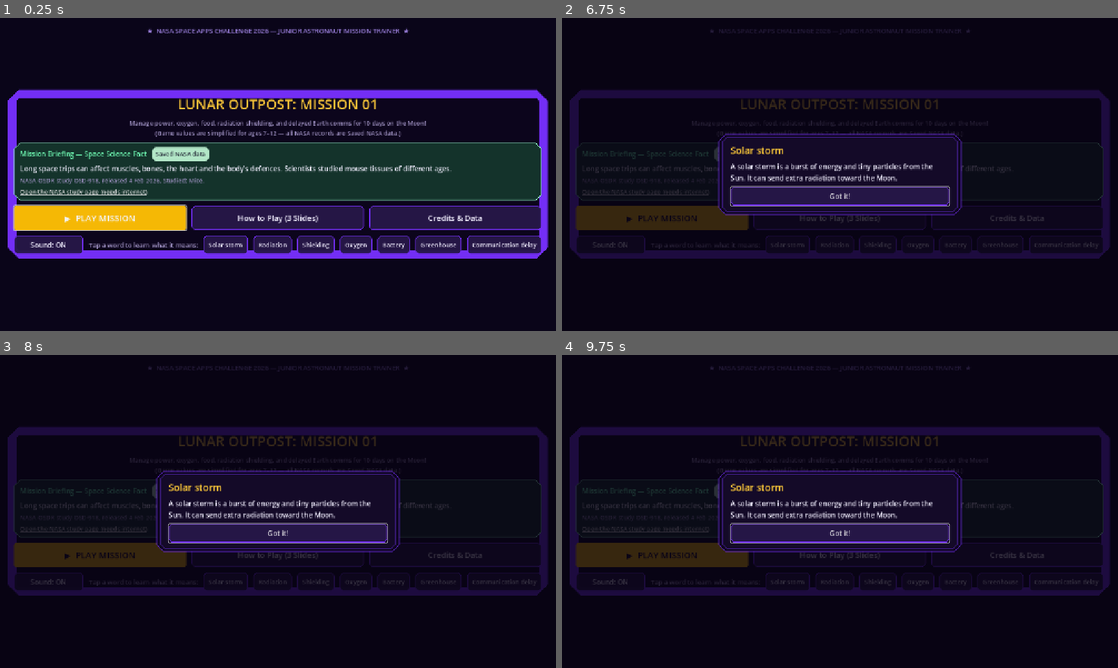
Above: before the commit, frames 1-4 (two rows, left to right).
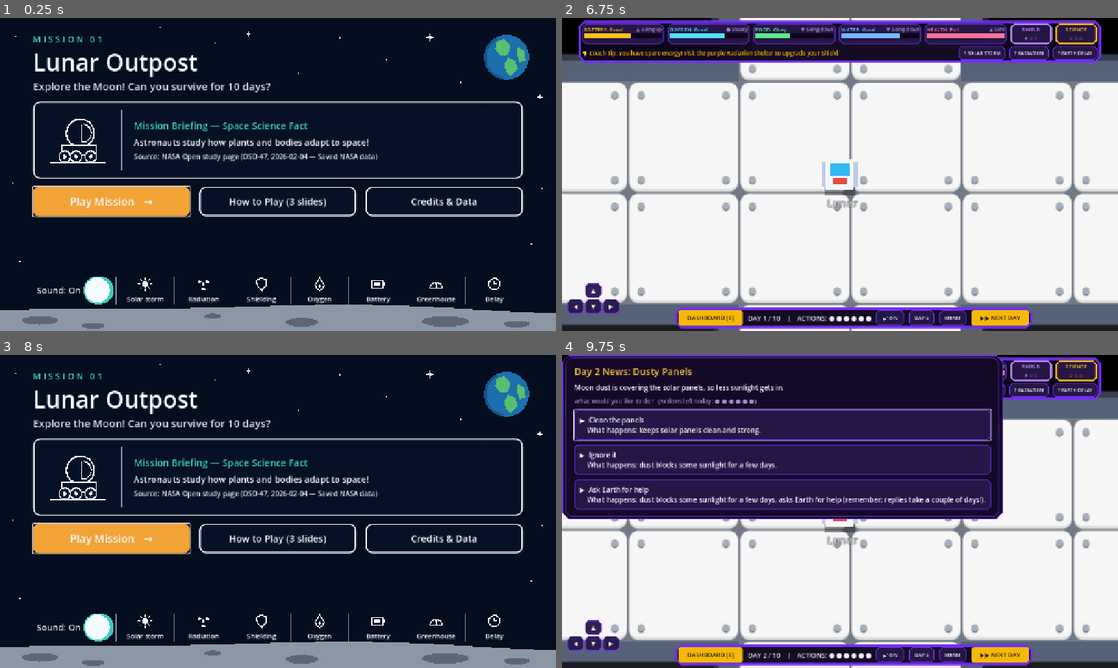
Above: after the commit, the same moments.

Repository: Inno-san/nasa_lunar_
Game: Godot game, scene res://scenes/main_menu.tscn
The game is run twice, just before and just after one commit, with the same random seed, the same clock (stepped at 60 frames per second) and the same inputs.
Inputs (mouse positions are in pixels of both pictures, inside the frame that each line leads up to):
- Up to frame 1 (0.25 s): no input
- Up to frame 2 (6.75 s): click "Credits & Data" at 0.5 s; click "Back to Menu" (after the commit: "BACK TO MENU") at 1.25 s; click (789, 243) at 2 s, where only the run before the commit has a clickable "Solar storm"; click (834, 243) at 2.75 s, where only the run before the commit has a clickable "Radiation"; click (878, 243) at 3.5 s, where only the run before the commit has a clickable "Shielding"; click (917, 243) at 4.25 s, where only the run before the commit has a clickable "Oxygen"; click (956, 243) at 5 s, where only the run before the commit has a clickable "Battery"; click (1001, 243) at 5.75 s, where only the run before the commit has a clickable "Greenhouse"; click "▶ PLAY MISSION" (after the commit: "Play Mission →") at 6.5 s
- Up to frame 3 (8 s): click (389, 655) at 7.25 s, where only the run after the commit has a clickable "MENU"
- Up to frame 4 (9.75 s): click "▶ PLAY MISSION" (after the commit: "Play Mission →") at 8 s; click (1001, 655) at 8.75 s, where only the run after the commit has a clickable "▶▶ NEXT DAY"; click "Sound: ON" (after the commit: "START DAY 2 ▶") at 9.5 s

The runs differ from the first frame. In frame 1, 50% of the frame differs, in the area x 0-100%, y 2-100%; in frame 2, 94%, in the area x 0-100%, y 0-100%; in frame 3, 30%; in frame 4, 81%.

Commit message:
feat(ui): redesign MainMenu to match Lunar Outpost Mission 01 mockup

Diff:
--- a/scenes/main_menu.gd
+++ b/scenes/main_menu.gd
@@ -1,11 +1,15 @@
 extends Control
-## Start menu with Play (including a loading briefing with a saved OSDR fact card),
-## How to Play (3 short slides), Credits, and Sound Mute toggle.
+## Main Menu matching the Lunar Outpost Mission 01 mockup:
+## - Starry deep-space background, top-right Earth illustration, bottom Moon crater horizon
+## - "MISSION 01" teal header, "Lunar Outpost" title, subtitle
+## - Rounded white-bordered "Mission Briefing — Space Science Fact" card with line-art rover/helmet icon
+## - Orange "Play Mission ->" CTA + white-outlined "How to Play (3 slides)" & "Credits & Data" buttons
+## - Bottom bar with "Sound: On" teal pill switch and 7 vector-icon science word buttons with vertical dividers
 
 const HOW_TO_SLIDES := [
 	{
 		"title": "Slide 1 of 3: Walk Around the Moon Base",
-		"body": "You are in charge of a Lunar Outpost for 10 days!\n\n• Move with WASD, Arrow Keys, the on-screen D-pad, or click on the floor.\n• Walk up to any of the 5 …(162 unchanged characters)…
+		"body": "You are in charge of a Lunar Outpost for 10 days!\n\n• Move with WASD, Arrow Keys, the on-screen D-pad, or click anywhere on the floor.\n• Walk up to any of the 5 …(162 unchanged characters)…
 		"terms": ["battery", "oxygen"],
 	},
 	{
@@ -15,17 +19,28 @@
 	},
 	{
 		"title": "Slide 3 of 3: Solar Storms & The Radiation Shelter",
-		"body": "Real NASA records inspire the solar storms on Day …(168 unchanged characters)… arm rings, run to the Radiation Shelter (bottom center) and press START LOCKDOWN before the timer hits 0!\n• Upgradi …(69 unchanged characters)…
+		"body": "Real NASA records inspire the solar storms on Day …(168 unchanged characters)… arm rings, run to the Radiation Shelter and press LOCK DOWN before the timer hits 0!\n• Upgradi …(69 unchanged characters)…
 		"terms": ["solar_storm", "radiation", "shielding"],
 	},
 ]
 
+const COLOR_NAVY_BG := Color(0.02, 0.055, 0.12, 1.0)
+const COLOR_CARD_BG := Color(0.027, 0.067, 0.145, 0.96)
+const COLOR_TEAL := Color(0.24, 0.80, 0.74, 1.0)
+const COLOR_ORANGE := Color(0.95, 0.64, 0.21, 1.0)
+const COLOR_ORANGE_HOVER := Color(1.0, 0.73, 0.30, 1.0)
+const COLOR_WHITE := Color(0.96, 0.98, 1.0, 1.0)
+const COLOR_SUBTEXT := Color(0.84, 0.90, 0.96, 1.0)
+
 var _modal_overlay: Control = null
 var _slide_index: int = 0
-var _mute_btn: Button = null
+var _sound_label: Label = null
+var _sound_toggle: Control = null
+var _menu_fact: Dictionary = {}
 
 
 func _ready() -> void:
+	_menu_fact = NasaData.next_fact()
 	_build_menu()
 	AudioManager.mute_changed.connect(_on_mute_changed)
 	_on_mute_changed(AudioManager.muted)
@@ -34,88 +49,297 @@
 func _build_menu() -> void:
 	UiKit.clear_children(self)
 
-	var bg := ColorRect.new()
-	bg.set_anchors_preset(Control.PRESET_FULL_RECT)
-	bg.color = Color(0.04, 0.02, 0.10, 1.0)
-	add_child(bg)
-
-	var stars_decor := Label.new()
-	stars_decor.set_anchors_preset(Control.PRESET_TOP_WIDE)
-	stars_decor.offset_top = 18.0
-	stars_decor.offset_bottom = 46.0
-	stars_decor.horizontal_alignment = HORIZONTAL_ALIGNMENT_CENTER
-	stars_decor.add_theme_font_size_override("font_size", 15)
-	stars_decor.add_theme_color_override("font_color", Color(0.68, 0.56, 0.96, 0.9))
-	stars_decor.text = "★  NASA SPACE APPS CHALLENGE 2026 — JUNIOR ASTRONAUT MISSION TRAINER  ★"
-	add_child(stars_decor)
-
-	var center := CenterContainer.new()
-	center.set_anchors_preset(Control.PRESET_FULL_RECT)
-	add_child(center)
-
-	var card := PanelContainer.new()
-	card.custom_minimum_size = Vector2(820, 0)
-	card.add_theme_stylebox_override("panel", UiKit.panel_style(UiKit.COLOR_BG_DEEP, UiKit.COLOR_BORDER, 14, 24, 20))
-	center.add_child(card)
-
-	var box := VBoxContainer.new()
-	box.add_theme_constant_override("separation", 12)
-	card.add_child(box)
-
-	var title := UiKit.label("LUNAR OUTPOST: MISSION 01", UiKit.FONT_HUGE, UiKit.COLOR_WARN, false)
-	title.horizontal_alignment = HORIZONTAL_ALIGNMENT_CENTER
-	box.add_child(title)
-
-	var sub := UiKit.label(
-		"Manage power, oxygen, food, radiation shielding, and delayed Earth comms for 10 days on the Moon!\n(Game values are simplified for ages 7–12 — all NASA records are Saved NASA data.)",
-		UiKit.FONT_SMALL, UiKit.COLOR_MUTED
-	)
-	sub.horizontal_alignment = HORIZONTAL_ALIGNMENT_CENTER
-	box.add_child(sub)
-
-	box.add_child(FactCard.make_fact(NasaData.next_fact(), "Mission Briefing — Space Science Fact"))
-
-	var btn_grid := HBoxContainer.new()
-	btn_grid.add_theme_constant_override("separation", 12)
-	box.add_child(btn_grid)
-
-	var play_btn := UiKit.gold_button("▶  PLAY MISSION", 20, Vector2(210, 56))
+	# 1. Custom drawn backdrop (stars, Earth in top-right, Moon horizon with craters at bottom)
+	var backdrop := _MenuBackdrop.new()
+	backdrop.set_anchors_preset(Control.PRESET_FULL_RECT)
+	backdrop.mouse_filter = Control.MOUSE_FILTER_IGNORE
+	add_child(backdrop)
+
+	# 2. Main content container
+	var root_margin := MarginContainer.new()
+	root_margin.set_anchors_preset(Control.PRESET_FULL_RECT)
+	root_margin.add_theme_constant_override("margin_left", 76)
+	root_margin.add_theme_constant_override("margin_right", 76)
+	root_margin.add_theme_constant_override("margin_top", 34)
+	root_margin.add_theme_constant_override("margin_bottom", 62)
+	add_child(root_margin)
+
+	var vbox := VBoxContainer.new()
+	vbox.add_theme_constant_override("separation", 18)
+	root_margin.add_child(vbox)
+
+	# Header block
+	var header_box := VBoxContainer.new()
+	header_box.add_theme_constant_override("separation", 2)
+	vbox.add_child(header_box)
+
+	var kicker := Label.new()
+	kicker.text = "M I S S I O N   0 1"
+	kicker.add_theme_font_size_override("font_size", 20)
+	kicker.add_theme_color_override("font_color", COLOR_TEAL)
+	header_box.add_child(kicker)
+
+	var title := Label.new()
+	title.text = "Lunar Outpost"
+	title.add_theme_font_size_override("font_size", 54)
+	title.add_theme_color_override("font_color", COLOR_WHITE)
+	header_box.add_child(title)
+
+	var subtitle := Label.new()
+	subtitle.text = "Explore the Moon! Can you survive for 10 days?"
+	subtitle.add_theme_font_size_override("font_size", 24)
+	subtitle.add_theme_color_override("font_color", COLOR_SUBTEXT)
+	header_box.add_child(subtitle)
+
+	# 3. Mission Briefing — Space Science Fact Card
+	var briefing_card := PanelContainer.new()
+	briefing_card.custom_minimum_size = Vector2(0, 178)
+	var card_style := StyleBoxFlat.new()
+	card_style.bg_color = COLOR_CARD_BG
+	card_style.set_border_width_all(3)
+	card_style.border_color = COLOR_WHITE
+	card_style.set_corner_radius_all(16)
+	card_style.content_margin_left = 28
+	card_style.content_margin_right = 28
+	card_style.content_margin_top = 20
+	card_style.content_margin_bottom = 20
+	briefing_card.add_theme_stylebox_override("panel", card_style)
+	vbox.add_child(briefing_card)
+
+	var card_hbox := HBoxContainer.new()
+	card_hbox.add_theme_constant_override("separation", 26)
+	briefing_card.add_child(card_hbox)
+
+	# Left Rover/Astronaut line-art icon
+	var rover_icon := _RoverArt.new()
+	rover_icon.custom_minimum_size = Vector2(150, 128)
+	card_hbox.add_child(rover_icon)
+
+	# Vertical divider line inside card
+	var vdiv := ColorRect.new()
+	vdiv.custom_minimum_size = Vector2(2, 118)
+	vdiv.color = Color(0.75, 0.82, 0.90, 0.7)
+	card_hbox.add_child(vdiv)
+
+	# Right text column inside card
+	var fact_vbox := VBoxContainer.new()
+	fact_vbox.add_theme_constant_override("separation", 8)
+	fact_vbox.size_flags_horizontal = Control.SIZE_EXPAND_FILL
+	fact_vbox.alignment = BoxContainer.ALIGNMENT_CENTER
+	card_hbox.add_child(fact_vbox)
+
+	var fact_title := Label.new()
+	fact_title.text = "Mission Briefing — Space Science Fact"
+	fact_title.add_theme_font_size_override("font_size", 22)
+	fact_title.add_theme_color_override("font_color", COLOR_TEAL)
+	fact_vbox.add_child(fact_title)
+
+	var fact_body := Label.new()
+	fact_body.text = String(_menu_fact.get("fact", "Astronauts study how plants and bodies adapt to space!"))
+	fact_body.autowrap_mode = TextServer.AUTOWRAP_WORD_SMART
+	fact_body.add_theme_font_size_override("font_size", 20)
+	fact_body.add_theme_color_override("font_color", COLOR_WHITE)
+	fact_vbox.add_child(fact_body)
+
+	var src_row := HBoxContainer.new()
+	src_row.add_theme_constant_override("separation", 6)
+	fact_vbox.add_child(src_row)
+
+	var src_prefix := Label.new()
+	src_prefix.text = "Source:"
+	src_prefix.add_theme_font_size_override("font_size", 16)
+	src_prefix.add_theme_color_override("font_color", COLOR_WHITE)
+	src_row.add_child(src_prefix)
+
+	var src_link := LinkButton.new()
+	var sid := String(_menu_fact.get("study_id", "OSD-47"))
+	var sdate := String(_menu_fact.get("date", "2015-05-19"))
+	var slink := String(_menu_fact.get("link", "https://osdr.nasa.gov/bio/repo"))
+	src_link.text = "NASA Open study page (%s, %s — Saved NASA data)" % [sid, sdate]
+	src_link.underline = LinkButton.UNDERLINE_MODE_ALWAYS
+	src_link.uri = slink
+	src_link.add_theme_font_size_override("font_size", 16)
+	src_link.add_theme_color_override("font_color", COLOR_SUBTEXT)
+	src_link.add_theme_color_override("font_hover_color", COLOR_TEAL)
+	src_row.add_child(src_link)
+
+	# 4. Three Main Buttons Row
+	var btn_row := HBoxContainer.new()
+	btn_row.add_theme_constant_override("separation", 22)
+	vbox.add_child(btn_row)
+
+	var play_btn := _make_orange_cta("Play Mission   →")
 	play_btn.size_flags_horizontal = Control.SIZE_EXPAND_FILL
 	play_btn.pressed.connect(_on_play_button_pressed)
-	btn_grid.add_child(play_btn)
-
-	var how_btn := UiKit.button("How to Play (3 Slides)", 18, Vector2(210, 56))
+	btn_row.add_child(play_btn)
+
+	var how_btn := _make_outline_btn("How to Play (3 slides)")
 	how_btn.size_flags_horizontal = Control.SIZE_EXPAND_FILL
 	how_btn.pressed.connect(_open_how_to_play)
-	btn_grid.add_child(how_btn)
-
-	var credits_btn := UiKit.button("Credits & Data", 18, Vector2(180, 56))
+	btn_row.add_child(how_btn)
+
+	var credits_btn := _make_outline_btn("Credits & Data")
 	credits_btn.size_flags_horizontal = Control.SIZE_EXPAND_FILL
 	credits_btn.pressed.connect(_open_credits)
-	btn_grid.add_child(credits_btn)
-
+	btn_row.add_child(credits_btn)
+
+	# Spacer before bottom bar
+	var spacer := Control.new()
+	spacer.size_flags_vertical = Control.SIZE_EXPAND_FILL
+	vbox.add_child(spacer)
+
+	# 5. Bottom Row: Sound toggle pill + 7 vertical-divided science term icons
 	var bottom_row := HBoxContainer.new()
-	bottom_row.add_theme_constant_override("separation", 12)
-	box.add_child(bottom_row)
-
-	_mute_btn = UiKit.button("Sound: ON", 16, Vector2(160, 44))
-	_mute_btn.pressed.connect(func() -> void: AudioManager.toggle_mute())
-	bottom_row.add_child(_mute_btn)
-
-	var terms_label := UiKit.label("Tap a word to learn what it means:", 15, UiKit.COLOR_MUTED, false)
-	bottom_row.add_child(terms_label)
-
-	for term_id in ["solar_storm", "radiation", "shielding", "oxygen", "battery", "greenhouse", "comm_delay"]:
-		var tbtn := UiKit.button(Explain.term_title(term_id), 14, Vector2(0, 38))
-		tbtn.pressed.connect(Explain.show_term.bind(term_id))
-		bottom_row.add_child(tbtn)
+	bottom_row.add_theme_constant_override("separation", 0)
+	bottom_row.alignment = BoxContainer.ALIGNMENT_CENTER
+	vbox.add_child(bottom_row)
+
+	# Sound: On + teal pill switch
+	var sound_box := HBoxContainer.new()
+	sound_box.add_theme_constant_override("separation", 12)
+	sound_box.alignment = BoxContainer.ALIGNMENT_CENTER
+	sound_box.custom_minimum_size = Vector2(190, 64)
+	bottom_row.add_child(sound_box)
+
+	_sound_label = Label.new()
+	_sound_label.text = "Sound: On"
+	_sound_label.add_theme_font_size_override("font_size", 20)
+	_sound_label.add_theme_color_override("font_color", COLOR_WHITE)
+	sound_box.add_child(_sound_label)
+
+	_sound_toggle = _PillToggle.new()
+	_sound_toggle.custom_minimum_size = Vector2(58, 30)
+	_sound_toggle.gui_input.connect(func(ev: InputEvent) -> void:
+		if ev is InputEventMouseButton and ev.button_index == MOUSE_BUTTON_LEFT and ev.pressed:
+			AudioManager.toggle_mute()
+	)
+	sound_box.add_child(_sound_toggle)
+
+	var term_specs := [
+		["solar_storm", "Solar storm"],
+		["radiation", "Radiation"],
+		["shielding", "Shielding"],
+		["oxygen", "Oxygen"],
+		["battery", "Battery"],
+		["greenhouse", "Greenhouse"],
+		["comm_delay", "Delay"],
+	]
+	for spec in term_specs:
+		var sep := ColorRect.new()
+		sep.custom_minimum_size = Vector2(2, 54)
+		sep.color = Color(0.75, 0.82, 0.90, 0.65)
+		bottom_row.add_child(sep)
+
+		var tid: String = spec[0]
+		var tlabel: String = spec[1]
+		var item_btn := _make_term_icon_btn(tid, tlabel)
+		item_btn.size_flags_horizontal = Control.SIZE_EXPAND_FILL
+		bottom_row.add_child(item_btn)
 
 	play_btn.grab_focus()
 
 
+func _make_orange_cta(text_str: String) -> Button:
+	var btn := Button.new()
+	btn.text = text_str
+	btn.custom_minimum_size = Vector2(320, 68)
+	btn.focus_mode = Control.FOCUS_ALL
+	btn.add_theme_font_size_override("font_size", 25)
+	btn.add_theme_color_override("font_color", Color(0.03, 0.07, 0.14, 1.0))
+	btn.add_theme_color_override("font_hover_color", Color(0.02, 0.05, 0.10, 1.0))
+	btn.add_theme_color_override("font_pressed_color", Color(0.02, 0.05, 0.10, 1.0))
+
+	var normal := StyleBoxFlat.new()
+	normal.bg_color = COLOR_ORANGE
+	normal.set_corner_radius_all(14)
+
+	var hover := normal.duplicate() as StyleBoxFlat
+	hover.bg_color = COLOR_ORANGE_HOVER
+
+	btn.add_theme_stylebox_override("normal", normal)
+	btn.add_theme_stylebox_override("hover", hover)
+	btn.add_theme_stylebox_override("pressed", hover)
+	return btn
+
+
+func _make_outline_btn(text_str: String) -> Button:
+	var btn := Button.new()
+	btn.text = text_str
+	btn.custom_minimum_size = Vector2(280, 68)
+	btn.focus_mode = Control.FOCUS_ALL
+	btn.add_theme_font_size_override("font_size", 22)
+	btn.add_theme_color_override("font_color", COLOR_WHITE)
+	btn.add_theme_color_override("font_hover_color", COLOR_TEAL)
+
+	var normal := StyleBoxFlat.new()
+	normal.bg_color = COLOR_CARD_BG
+	normal.set_border_width_all(3)
+	normal.border_color = COLOR_WHITE
+	normal.set_corner_radius_all(14)
+
+	var hover := normal.duplicate() as StyleBoxFlat
+	hover.border_color = COLOR_TEAL
+	hover.bg_color = Color(0.05, 0.12, 0.24, 0.98)
+
+	btn.add_theme_stylebox_override("normal", normal)
+	btn.add_theme_stylebox_override("hover", hover)
+	btn.add_theme_stylebox_override("pressed", hover)
+	return btn
+
+
+func _make_term_icon_btn(term_id: String, label_text: String) -> Control:
+	var panel := PanelContainer.new()
+	panel.custom_minimum_size = Vector2(115, 64)
+	panel.mouse_default_cursor_shape = Control.CURSOR_POINTING_HAND
+	var empty_style := StyleBoxEmpty.new()
+	panel.add_theme_stylebox_override("panel", empty_style)
+
+	var col := VBoxContainer.new()
+	col.add_theme_constant_override("separation", 6)
+	col.alignment = BoxContainer.ALIGNMENT_CENTER
+	col.mouse_filter = Control.MOUSE_FILTER_IGNORE
+	panel.add_child(col)
+
+	var icon_center := CenterContainer.new()
+	icon_center.mouse_filter = Control.MOUSE_FILTER_IGNORE
+	col.add_child(icon_center)
+
+	var icon := _TermIcon.new(term_id)
+	icon.custom_minimum_size = Vector2(36, 34)
+	icon.mouse_filter = Control.MOUSE_FILTER_IGNORE
+	icon_center.add_child(icon)
+
+	var lbl := Label.new()
+	lbl.text = label_text
+	lbl.horizontal_alignment = HORIZONTAL_ALIGNMENT_CENTER
+	lbl.add_theme_font_size_override("font_size", 15)
+	lbl.add_theme_color_override("font_color", COLOR_WHITE)
+	lbl.mouse_filter = Control.MOUSE_FILTER_IGNORE
+	col.add_child(lbl)
+
+	panel.gui_input.connect(func(ev: InputEvent) -> void:
+		if ev is InputEventMouseButton and ev.button_index == MOUSE_BUTTON_LEFT and ev.pressed:
+			Explain.show_term(term_id)
+	)
+	panel.mouse_entered.connect(func() -> void:
+		lbl.add_theme_color_override("font_color", COLOR_TEAL)
+		icon.highlighted = true
+		icon.queue_redraw()
+	)
+	panel.mouse_exited.connect(func() -> void:
+		lbl.add_theme_color_override("font_color", COLOR_WHITE)
+		icon.highlighted = false
+		icon.queue_redraw()
+	)
+	return panel
+
+
 func _on_mute_changed(is_muted: bool) -> void:
-	if _mute_btn != null:
-		_mute_btn.text = "Sound: MUTED" if is_muted else "Sound: ON"
+	if _sound_label != null:
+		_sound_label.text = "Sound: Off" if is_muted else "Sound: On"
+	if _sound_toggle != null:
+		_sound_toggle.set("is_on", not is_muted)
+		_sound_toggle.queue_redraw()
 
 
 func _on_play_button_pressed() -> void:
@@ -145,7 +369,7 @@
 	_modal_overlay = parts[0]
 	var box: VBoxContainer = parts[1]
 
-	box.add_child(UiKit.label(String(slide["title"]), UiKit.FONT_TITLE, UiKit.COLOR_WARN))
+	box.add_child(UiKit.label(String(slide["title"]), UiKit.FONT_TITLE, COLOR_TEAL))
 	box.add_child(UiKit.label(String(slide["body"]), UiKit.FONT_BODY))
 
 	var term_row := HBoxContainer.new()
@@ -169,7 +393,7 @@
 	)
 	nav.add_child(prev_btn)
 
-	var next_btn := UiKit.button("Next Slide ▶" if _slide_index < HOW_TO_SLIDES.size() - 1 else "Start Mission ▶", 17, Vector2(180, 48))
+	var next_btn := UiKit.gold_button("NEXT SLIDE ▶" if _slide_index < HOW_TO_SLIDES.size() - 1 else "START MISSION ▶", 17, Vector2(180, 48))
 	next_btn.size_flags_horizontal = Control.SIZE_EXPAND_FILL
 	next_btn.pressed.connect(func() -> void:
 		if _slide_index < HOW_TO_SLIDES.size() - 1:
@@ -195,7 +419,7 @@
 	_modal_overlay = parts[0]
 	var box: VBoxContainer = parts[1]
 
-	box.add_child(UiKit.label("Credits & Saved Data Sources", UiKit.FONT_TITLE, UiKit.COLOR_WARN))
+	box.add_child(UiKit.label("Credits & Saved Data Sources", UiKit.FONT_TITLE, COLOR_TEAL))
 	box.add_child(UiKit.label(
 		"• NASA DONKI (CCMC Space Weather Database): Real May 2024 solar flare records (M5.1, X3.9, X8.7) used to inspire the Day 4, Day 8, and Day 10 storm scenarios (stored as Saved NASA data in data/donki_cached.json).\n"
 		+ "• NASA Open Science Data Repository (OSDR): 17 space biology and astronaut health study records used for the daily 'Did you know?' fact cards (stored as Saved NASA data in data/osdr_facts.json).\n"
@@ -206,9 +430,181 @@
 		UiKit.FONT_SMALL
 	))
 
-	var close_btn := UiKit.button("Back to Menu", 18, Vector2(200, 50))
+	var close_btn := UiKit.gold_button("BACK TO MENU", 16, Vector2(200, 48))
 	close_btn.pressed.connect(_close_modal)
 	box.add_child(close_btn)
 
 	add_child(_modal_overlay)
 	close_btn.grab_focus()
+
+
+# ============================================================================
+# Custom Vector Art Controls for the Main Menu
+# ============================================================================
+
+class _MenuBackdrop extends Control:
+	func _draw() -> void:
+		var rect := get_rect()
+		draw_rect(rect, COLOR_NAVY_BG)
+
+		# Star dots
+		var dots := [
+			Vector2(36, 42), Vector2(368, 22), Vector2(495, 58), Vector2(688, 128),
+			Vector2(782, 46), Vector2(890, 96), Vector2(1062, 148), Vector2(1118, 212),
+			Vector2(30, 380), Vector2(1248, 392), Vector2(1224, 520), Vector2(46, 560),
+		]
+		for p in dots:
+			draw_circle(p, 2.0, Color(0.95, 0.98, 1.0, 0.85))
+
+		# 4-point sparkles
+		_draw_sparkle(Vector2(572, 38), 7.0)
+		_draw_sparkle(Vector2(990, 44), 11.0)
+		_draw_sparkle(Vector2(1242, 182), 8.0)
+
+		# Top-right Earth globe
+		var ec := Vector2(rect.size.x - 114.0, 90.0)
+		var er := 52.0
+		draw_circle(ec, er, Color(0.11, 0.43, 0.68, 1.0))
+		draw_arc(ec, er - 3.0, PI * 0.55, PI * 1.35, 32, Color(0.08, 0.32, 0.52, 0.9), 6.0)
+		# Green continents
+		draw_colored_polygon(PackedVector2Array([
+			ec + Vector2(-24, -36), ec + Vector2(-4, -42), ec + Vector2(10, -24),
+			ec + Vector2(4, -6), ec + Vector2(-12, -2), ec + Vector2(-26, -18),
+		]), Color(0.35, 0.75, 0.44, 1.0))
+		draw_colored_polygon(PackedVector2Array([
+			ec + Vector2(2, 2), ec + Vector2(20, 8), ec + Vector2(26, 26),
+			ec + Vector2(10, 44), ec + Vector2(-2, 32), ec + Vector2(-4, 14),
+		]), Color(0.35, 0.75, 0.44, 1.0))
+		draw_colored_polygon(PackedVector2Array([
+			ec + Vector2(26, -24), ec + Vector2(42, -14), ec + Vector2(44, 8),
+			ec + Vector2(30, 12), ec + Vector2(24, -6),
+		]), Color(0.35, 0.75, 0.44, 1.0))
+
+		# Bottom Lunar surface curve + craters
+		var base_y := rect.size.y - 44.0
+		var moon_poly := PackedVector2Array()
+		moon_poly.append(Vector2(0, rect.size.y))
+		for i in range(33):
+			var t := float(i) / 32.0
+			var x := t * rect.size.x
+			var wave := sin(t * PI) * 14.0 + cos(t * PI * 3.0) * 4.0
+			moon_poly.append(Vector2(x, base_y - wave))
+		moon_poly.append(Vector2(rect.size.x, rect.size.y))
+		draw_colored_polygon(moon_poly, Color(0.55, 0.59, 0.65, 1.0))
+
+		# Craters on the moon horizon
+		_draw_crater(Vector2(92, rect.size.y - 24), Vector2(42, 10))
+		_draw_crater(Vector2(215, rect.size.y - 12), Vector2(26, 7))
+		_draw_crater(Vector2(490, rect.size.y - 34), Vector2(20, 6))
+		_draw_crater(Vector2(695, rect.size.y - 20), Vector2(38, 10))
+		_draw_crater(Vector2(1025, rect.size.y - 22), Vector2(54, 12))
+		_draw_crater(Vector2(1190, rect.size.y - 16), Vector2(30, 8))
+
+	func _draw_sparkle(c: Vector2, r: float) -> void:
+		var col := Color(0.96, 0.99, 1.0, 0.95)
+		draw_colored_polygon(PackedVector2Array([
+			c + Vector2(0, -r), c + Vector2(r * 0.22, -r * 0.22),
+			c + Vector2(r, 0), c + Vector2(r * 0.22, r * 0.22),
+			c + Vector2(0, r), c + Vector2(-r * 0.22, r * 0.22),
+			c + Vector2(-r, 0), c + Vector2(-r * 0.22, -r * 0.22),
+		]), col)
+
+	func _draw_crater(c: Vector2, radii: Vector2) -> void:
+		var pts := PackedVector2Array()
+		for i in range(24):
+			var a := float(i) / 24.0 * TAU
+			pts.append(c + Vector2(cos(a) * radii.x, sin(a) * radii.y))
+		draw_colored_polygon(pts, Color(0.36, 0.40, 0.46, 1.0))
+
+
+class _RoverArt extends Control:
+	func _draw() -> void:
+		var c := size * 0.5
+		var w := Color(0.96, 0.98, 1.0, 1.0)
+		# Ground line
+		draw_line(Vector2(12, c.y + 52), Vector2(size.x - 12, c.y + 52), w, 3.0)
+		# Astronaut helmet dome (top)
+		var hc := Vector2(c.x + 6, c.y - 16)
+		draw_arc(hc, 32.0, 0.0, TAU, 36, w, 3.5)
+		# Visor inside helmet
+		draw_arc(hc + Vector2(4, 0), 21.0, -PI * 0.45, PI * 0.55, 24, w, 2.5)
+		draw_line(hc + Vector2(4, -21), hc + Vector2(4, 21), w, 2.5)
+		# Rover chassis below helmet
+		draw_rect(Rect2(c.x - 36, c.y + 12, 78, 22), COLOR_CARD_BG, true)
+		draw_rect(Rect2(c.x - 36, c.y + 12, 78, 22), w, false, 3.0)
+		# Three rover wheels
+		for wx in [c.x - 30, c.x - 4, c.x + 30]:
+			var wc := Vector2(wx, c.y + 38)
+			draw_circle(wc, 13.0, COLOR_CARD_BG)
+			draw_arc(wc, 13.0, 0.0, TAU, 24, w, 3.0)
+			draw_circle(wc, 4.5, w)
+
+
+class _PillToggle extends Control:
+	var is_on: bool = true
+
+	func _init() -> void:
+		mouse_default_cursor_shape = Control.CURSOR_POINTING_HAND
+
+	func _draw() -> void:
+		var r := size.y * 0.5
+		var track_col := COLOR_TEAL if is_on else Color(0.28, 0.34, 0.44, 1.0)
+		draw_circle(Vector2(r, r), r, track_col)
+		draw_circle(Vector2(size.x - r, r), r, track_col)
+		draw_rect(Rect2(r, 0, size.x - 2.0 * r, size.y), track_col, true)
+		var knob_x := (size.x - r) if is_on else r
+		draw_circle(Vector2(knob_x, r), r - 3.5, COLOR_WHITE)
+
+
+class _TermIcon extends Control:
+	var term_id: String = ""
+	var highlighted: bool = false
+
+	func _init(tid: String = "") -> void:
+		term_id = tid
+
+	func _draw() -> void:
+		var col := COLOR_TEAL if highlighted else COLOR_WHITE
+		var c := size * 0.5
+		match term_id:
+			"solar_storm":
+				draw_circle(c, 7.5, col)
+				for i in range(8):
+					var a := float(i) * PI * 0.25
+					var dir := Vector2(cos(a), sin(a))
+					draw_line(c + dir * 10.5, c + dir * 15.5, col, 2.5)
+			"radiation":
+				draw_circle(c, 3.2, col)
+				for i in range(3):
+					var a0 := float(i) * TAU / 3.0 - PI / 6.0 - 0.38
+					var a1 := a0 + 0.76
+					draw_arc(c, 10.5, a0, a1, 10, col, 6.0)
+			"shielding":
+				var pts := PackedVector2Array([
+					c + Vector2(0, -14), c + Vector2(12, -9), c + Vector2(10, 4),
+					c + Vector2(0, 14), c + Vector2(-10, 4), c + Vector2(-12, -9),
+					c + Vector2(0, -14),
+				])
+				draw_polyline(pts, col, 2.8)
+			"oxygen":
+				var pts := PackedVector2Array([
+					c + Vector2(0, -14), c + Vector2(10, 2), c + Vector2(7, 11),
+					c + Vector2(0, 14), c + Vector2(-7, 11), c + Vector2(-10, 2),
+					c + Vector2(0, -14),
+				])
+				draw_polyline(pts, col, 2.8)
+				draw_circle(c + Vector2(0, 5), 3.0, col)
+			"battery":
+				draw_rect(Rect2(c.x - 14, c.y - 9, 25, 18), col, false, 2.6)
+				draw_rect(Rect2(c.x + 11, c.y - 4, 4, 8), col, true)
+				draw_rect(Rect2(c.x - 9, c.y - 4, 15, 8), col, true)
+			"greenhouse":
+				draw_arc(c + Vector2(0, 10), 14.0, PI, TAU, 20, col, 2.6)
+				draw_line(c + Vector2(-16, 10), c + Vector2(16, 10), col, 2.6)
+				draw_line(c + Vector2(0, 10), c + Vector2(0, 1), col, 2.4)
+				draw_arc(c + Vector2(-4, 2), 4.0, -PI * 0.8, 0.2, 8, col, 2.2)
+				draw_arc(c + Vector2(4, 2), 4.0, PI * 0.8, PI * 1.8, 8, col, 2.2)
+			"comm_delay":
+				draw_arc(c, 13.0, 0.0, TAU, 28, col, 2.6)
+				draw_line(c, c + Vector2(0, -7.5), col, 2.5)
+				draw_line(c, c + Vector2(6.0, 0), col, 2.5)
